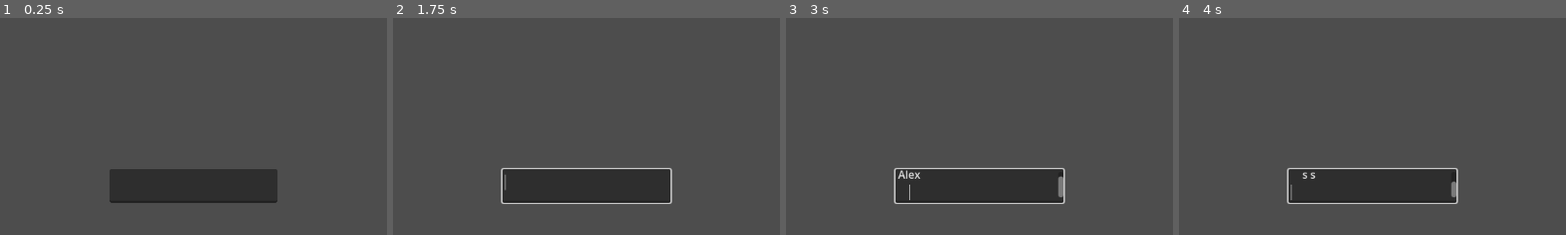
Above: before the commit, frames 1-4 (left to right).
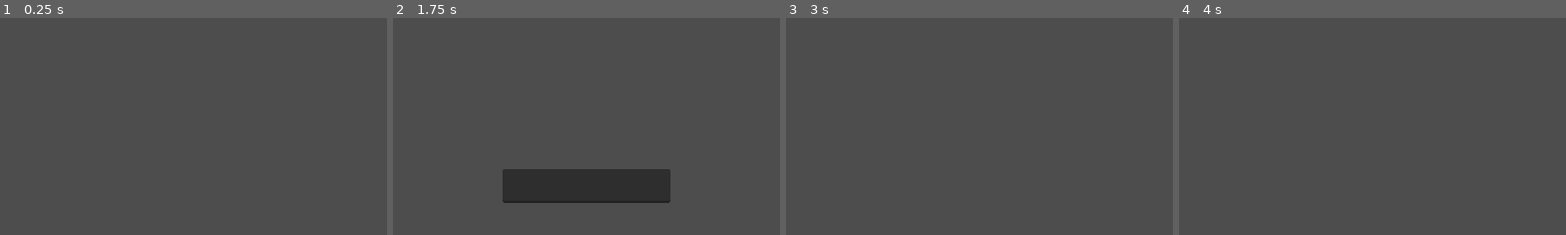
Above: after the commit, the same moments.

Repository: DamianGiannaccini/Hello-World-CUHackit
Game: Godot game, scene res://UI.tscn
Two runs of this game, one before a commit and one after it. Both use one fixed random seed, a clock stepped at 60 frames per second and the inputs below. This scene is started directly instead of the project's main scene.
Inputs (mouse positions are % of the whole screen's width and height, from its top left):
- Up to frame 1 (0.25 s): no input
- Up to frame 2 (1.75 s): tap Enter (Enter, bound only after the commit) at 0.5, 0.8, 1.35 s; tap S (Crouch) at 0.6 s; tap Space at 1.25 s; tap Tab (InputBar, bound only after the commit) at 1.55 s
- Up to frame 3 (3 s): click (50, 89) at 2.02 s; type "Alex" at 2.1 s; tap Enter (Enter, bound only after the commit) at 2.75 s; tap Tab (InputBar, bound only after the commit) at 2.85 s
- Up to frame 4 (4 s): tap S (Crouch) at 3.05, 3.6 s; tap Space at 3.5 s; tap Enter (Enter, bound only after the commit) at 3.8 s
The pictures show only the part of the screen within x 25-75%, y 50-100%; the shares and areas given below are measured in that part.

The runs differ from the first frame. In frame 1, 6.8% of the frame differs, in the area x 28-72%, y 69-86%; in frame 2, 0.6%; in frame 3, 7.0%; in frame 4, 7.1%, in the area x 27-73%, y 69-86%.

Commit message:
Allow users to Input Action

Diff:
--- a/cu-hackit-hello-world/UI.tscn
+++ b/cu-hackit-hello-world/UI.tscn
@@ -1,4 +1,6 @@
 [gd_scene format=3 uid="uid://cuddgi4mduk3g"]
+
+[ext_resource type="Script" uid="uid://b6nh6qnmrd0cn" path="res://UIController.gd" id="1_b3bc3"]
 
 [node name="Control" type="Control" unique_id=1620173255]
 layout_mode = 3
@@ -7,8 +9,10 @@
 anchor_bottom = 1.0
 grow_horizontal = 2
 grow_vertical = 2
+script = ExtResource("1_b3bc3")
 
 [node name="TextEdit" type="TextEdit" parent="." unique_id=1640274861]
+visible = false
 custom_minimum_size = Vector2(250, 50)
 layout_mode = 1
 anchors_preset = 7
--- /dev/null
+++ b/cu-hackit-hello-world/UIController.gd
@@ -0,0 +1,27 @@
+extends Control
+
+
+
+
+func on_text_entered() -> void:
+	var text : String = $TextEdit.get_line(0)
+	text = text.strip_edges()
+
+	if text.nocasecmp_to("Attack()") == 0:
+		print("Attack")
+	elif text.nocasecmp_to("Crouch()") == 0:
+		print("Crouch")
+	elif text.nocasecmp_to("Block()") == 0:
+		print("Block")
+
+	$TextEdit.text = ""
+
+
+func _process(delta: float) -> void:
+	if Input.is_action_just_pressed("Enter"):
+		on_text_entered()
+	elif(Input.is_action_just_pressed("InputBar")):
+		if $TextEdit.visible:
+			$TextEdit.visible = false
+		else:
+			$TextEdit.visible = true
--- a/cu-hackit-hello-world/project.godot
+++ b/cu-hackit-hello-world/project.godot
@@ -48,6 +48,16 @@
 , Object(InputEventKey,"resource_local_to_scene":false,"resource_name":"","device":-1,"window_id":0,"alt_pressed":false …(186 unchanged characters)…
 ]
 }
+Enter={
+"deadzone": 0.2,
+"events": [Object(InputEventKey,"resource_local_to_scene":false,"resource_name":"","device":-1,"window_id":0,"alt_pressed":false,"shift_pressed":false,"ctrl_pressed":false,"meta_pressed":false,"pressed":false,"keycode":0,"physical_keycode":4194309,"key_label":0,"unicode":0,"location":0,"echo":false,"script":null)
+]
+}
+InputBar={
+"deadzone": 0.2,
+"events": [Object(InputEventKey,"resource_local_to_scene":false,"resource_name":"","device":-1,"window_id":0,"alt_pressed":false,"shift_pressed":false,"ctrl_pressed":false,"meta_pressed":false,"pressed":false,"keycode":0,"physical_keycode":4194306,"key_label":0,"unicode":0,"location":0,"echo":false,"script":null)
+]
+}
 
 [physics]
 
Not shown, added: cu-hackit-hello-world/UIController.gd.uid
